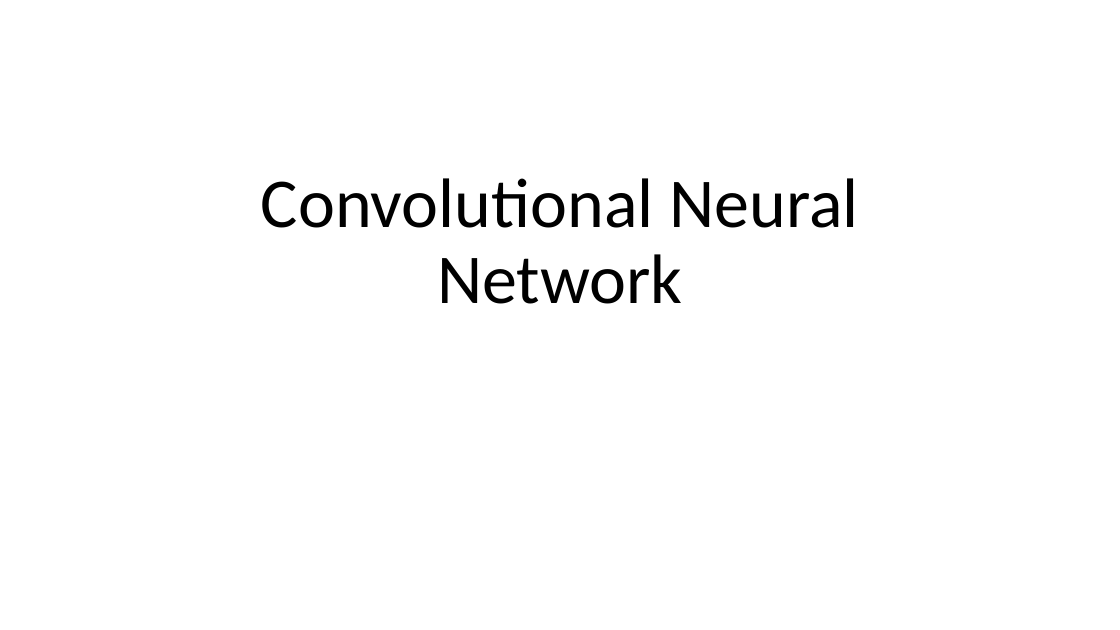
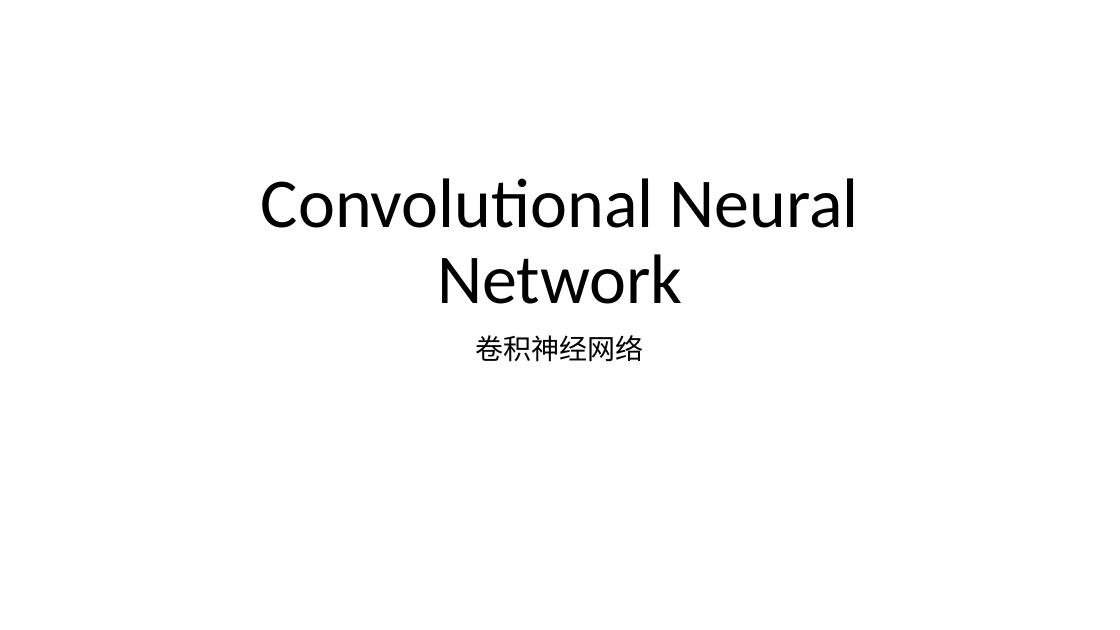
Before and after one commit to foamliu/Learning-DL, a slide deck: slide 1 of cnn/CNN.pptx. Drawn at 1120x630 pixels with LibreOffice and Linux fonts; fonts in the diff are those of the drawing. Boxes give left, top, right and bottom in pixels: in the first picture for what was removed or moved away, otherwise in the second. Text is boxed around its words. In the diff, an @@ line names an element or a change of style, - is before the commit and + after.

Commit message:
CNN slides

```diff
--- a/cnn/CNN.pptx
+++ b/cnn/CNN.pptx
@@ subtitle added at bbox=[476, 335, 644, 362], 24 pt, text #000000 @@
+卷积神经网络
```
Also in this commit, not shown: 10 slides added, 2 other files.
